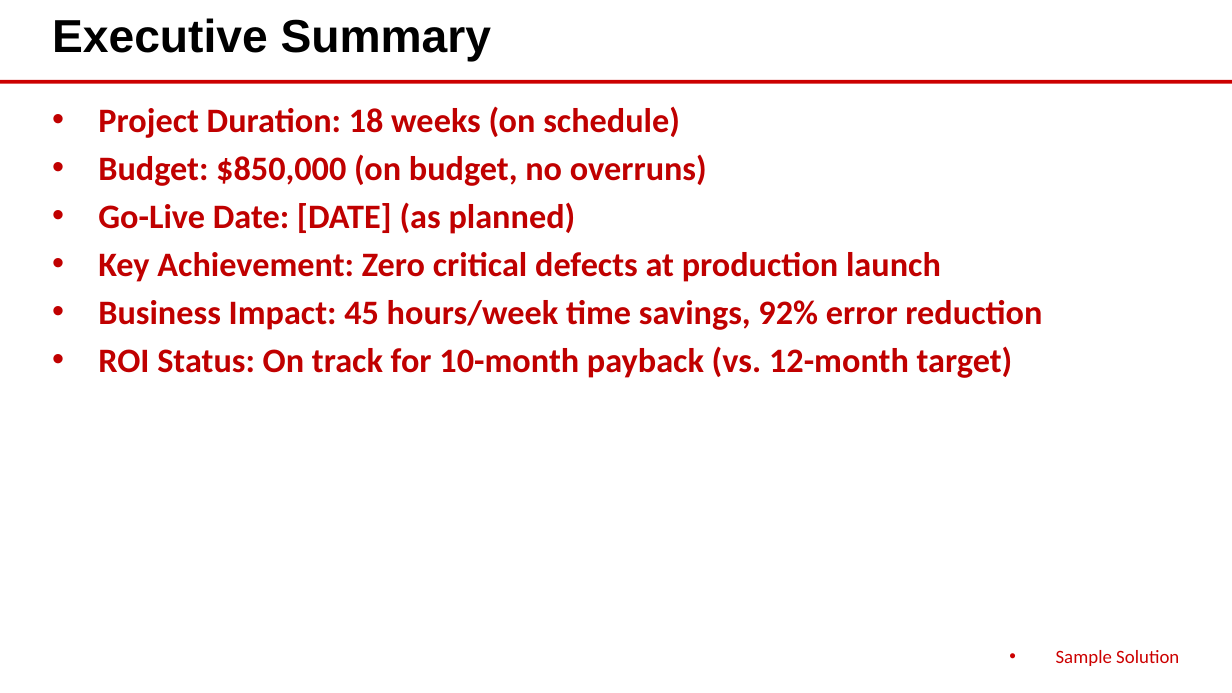
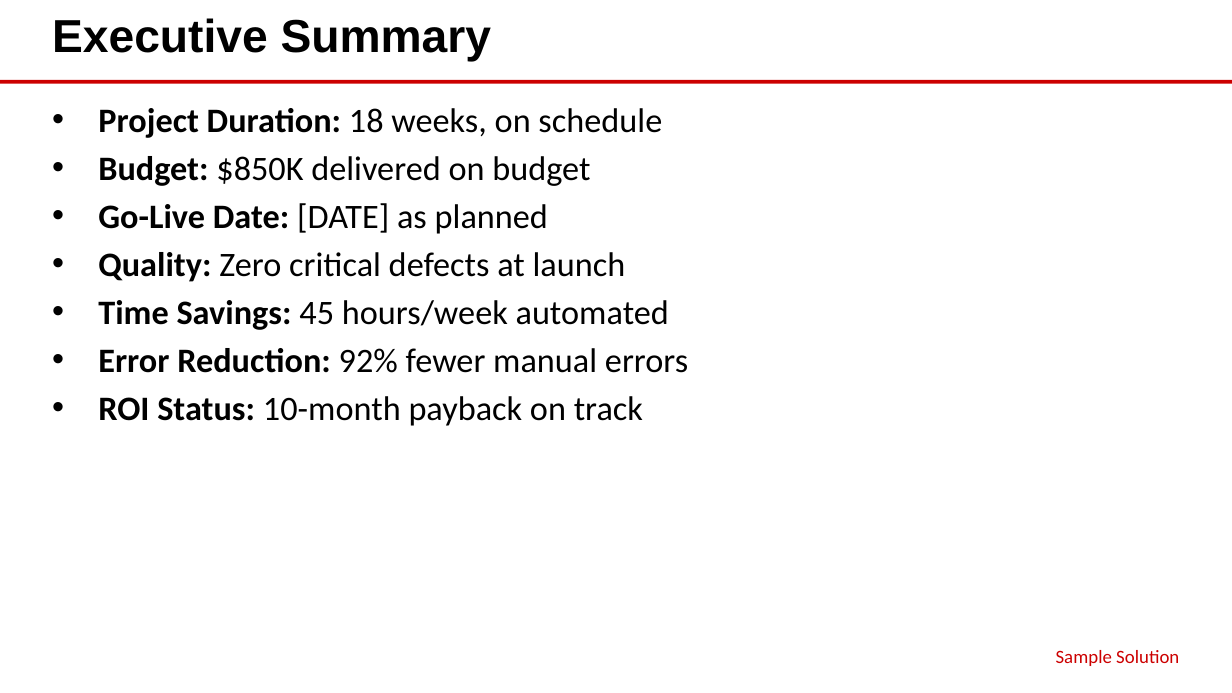
Before and after one commit to eoframework/solutions, a slide deck: slide 2 of solution-template/sample-provider/sample-category/sample-solution/delivery/closeout-presentation.pptx. Drawn at 1232x693 pixels with LibreOffice and Linux fonts; fonts in the diff are those of the drawing. Boxes give left, top, right and bottom in pixels: in the first picture for what was removed or moved away, otherwise in the second. Text is boxed around its words. In the diff, an @@ line names an element or a change of style, - is before the commit and + after.

Commit message:
Fix closeout presentation slide formatting issues
- Executive Summary: Changed to eo_bullet_points, max 7 items
- Solution Architecture: Fixed image path to assets/diagrams/
- Lessons & Recommendations: Reduced to 3 bullets per column,
  max 4 sub-items each, all under 46 characters
- Footer: Removed bullet point from solution name

```diff
--- a/solution-template/sample-provider/sample-category/sample-solution/delivery/closeout-presentation.pptx
+++ b/solution-template/sample-provider/sample-category/sample-solution/delivery/closeout-presentation.pptx
@@ text at box(98, 108, 688, 426): text changed; text colour #C00000 to #000000; bold off @@
-• Project Duration: 18 weeks (on schedule)
-• Budget: $850,000 (on budget, no overruns)
-• Go-Live Date: [DATE] (as planned)
-• Key Achievement: Zero critical defects at production launch
-• Business Impact: 45 hours/week time savings, 92% error reduction
-• ROI Status: On track for 10-month payback (vs. 12-month target)
+• Project Duration: 18 weeks, on schedule
+• Budget: $850K delivered on budget
+• Go-Live Date: [DATE] as planned
+• Quality: Zero critical defects at launch
+• Time Savings: 45 hours/week automated
+• Error Reduction: 92% fewer manual errors
+• ROI Status: 10-month payback on track
@@ text "Sample Solution" at box(1056, 650, 1179, 666): bullet • to none @@
```
Also in this commit, not shown: 7 other slides changed, 1 other file.
